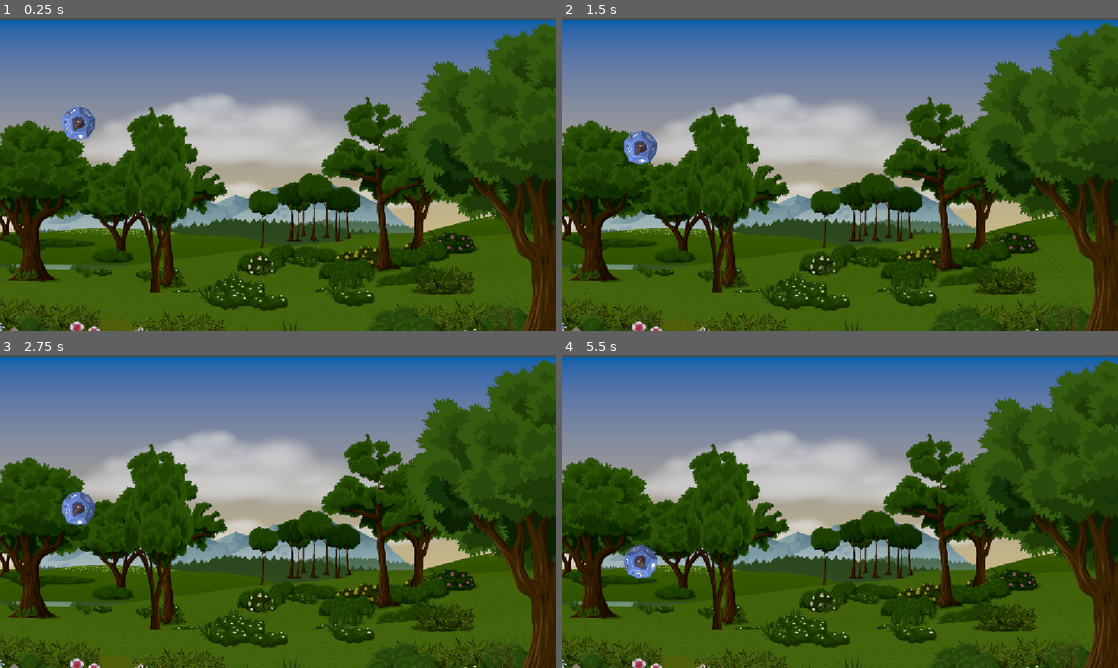
Above: before the commit, frames 1-4 (two rows, left to right).
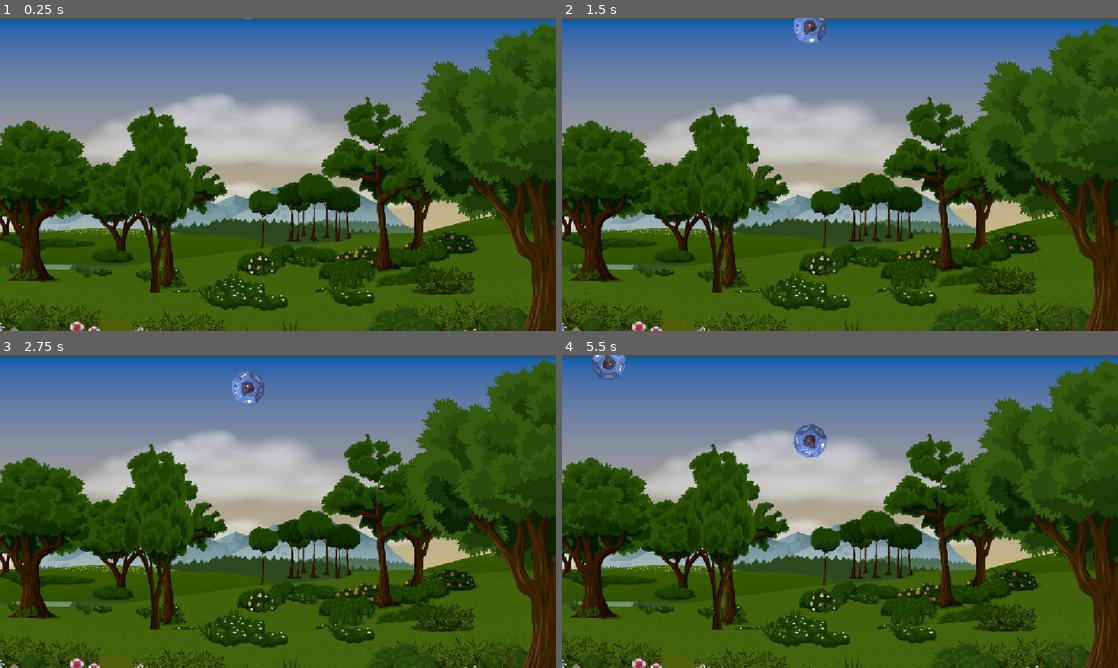
Above: after the commit, the same moments.

Repository: Havolt/jumpstart-godot
Game: Godot game, scene res://Scenes/Game/Game.tscn
Same seed, same stepped clock (60 frames per second), same inputs: the game is played once before the commit and once after it.
Inputs:
- Up to frame 1 (0.25 s): no input
- Up to frame 2 (1.5 s): no input
- Up to frame 3 (2.75 s): no input
- Up to frame 4 (5.5 s): no input

The runs differ from the first frame. In frame 1, 0.5% of the frame differs, in the area x 11-46%, y 0-39%; in frame 2, 0.9%; in frame 3, 0.9%; in frame 4, 1.4%, in the area x 5-48%, y 0-72%.

Commit message:
Instantiate Dice through scripting

Diff:
--- a/DiceCatcher/Scenes/Dice/Dice.gd
+++ b/DiceCatcher/Scenes/Dice/Dice.gd
@@ -1,4 +1,8 @@
 extends Area2D
+
+class_name Dice
+
+signal game_over
 
 const SPEED = 40.0
 const ROTATION_SPEED = 5.0
@@ -19,4 +23,5 @@
 
 func check_game_over() -> void:
 	if get_viewport_rect().end.y < position.y:
+		game_over.emit()
 		queue_free()
--- a/DiceCatcher/Scenes/Game/Game.gd
+++ b/DiceCatcher/Scenes/Game/Game.gd
@@ -1,10 +1,35 @@
 extends Node2D
+
+const DICE = preload("uid://c6wsbyjga68up")
+
+const DICE_MARGIN = 80
 
 # Called when the node enters the scene tree for the first time.
 func _ready() -> void:
-	pass # Replace with function body.
+	spawn_dice()
 
 
 # Called every frame. 'delta' is the elapsed time since the previous frame.
 func _process(delta: float) -> void:
 	pass
+
+func spawn_dice() -> void:
+
+	var vpr: Rect2 = get_viewport_rect()
+	var new_x: float = randf_range(
+		vpr.position.x + DICE_MARGIN,
+		vpr.end.x - DICE_MARGIN
+	)
+
+	var new_dice: Dice = DICE.instantiate()
+	new_dice.position = Vector2(new_x, -DICE_MARGIN)
+	new_dice.game_over.connect(_on_dice_game_over)
+	add_child(new_dice)
+
+func _on_dice_game_over() -> void:
+	print('SIGNALED GAME OVER TO GAME')
+	pass # Replace with function body.
+
+
+func _on_timer_timeout() -> void:
+	spawn_dice()
--- a/DiceCatcher/Scenes/Game/Game.tscn
+++ b/DiceCatcher/Scenes/Game/Game.tscn
@@ -2,7 +2,6 @@
 
 [ext_resource type="Texture2D" uid="uid://djjponsttwqfs" path="res://Assets/GemBg.png" id="1_2k76m"]
 [ext_resource type="Script" uid="uid://dd37yws3ngm1v" path="res://Scenes/Game/Game.gd" id="1_xbxml"]
-[ext_resource type="PackedScene" uid="uid://c6wsbyjga68up" path="res://Scenes/Dice/Dice.tscn" id="2_tt4u6"]
 
 [node name="Game" type="Node2D" unique_id=724678715]
 script = ExtResource("1_xbxml")
@@ -12,5 +11,8 @@
 scale = Vector2(0.7, 0.7)
 texture = ExtResource("1_2k76m")
 
-[node name="Dice" parent="." unique_id=196939403 instance=ExtResource("2_tt4u6")]
-position = Vector2(163, 170)
+[node name="Timer" type="Timer" parent="." unique_id=1719618241]
+wait_time = 4.0
+autostart = true
+
+[connection signal="timeout" from="Timer" to="." method="_on_timer_timeout"]
